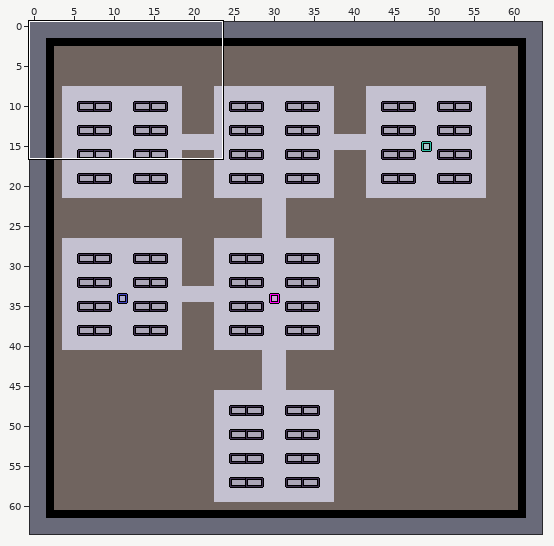
Two states of a LDtk project, assets/level.ldtk. The picture above shows the old version from afar; the outline marks the close-up.
Close-up. Before the edit:
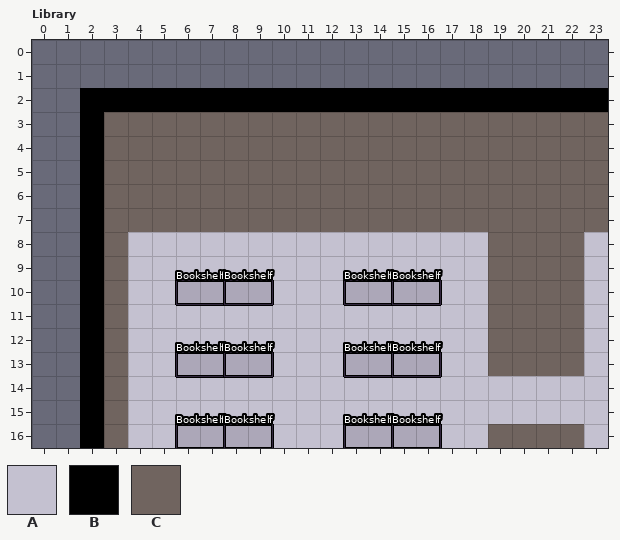
Cells are 16x16 px. Shown: Library x 0..23, y 0..16. The commit also changed other parts of the map, which this record leaves out. The old version is drawn lined up with the new one.
Key: from "Tiles": A 1 "StoneTile", B 2 "PermanentWall", C 3 "Wall".
_ is an empty cell.
Layer "Tiles" before, first column x 0:
 0 ________________________
 1 ________________________
 2 __BBBBBBBBBBBBBBBBBBBBBB
 3 __BCCCCCCCCCCCCCCCCCCCCC
 4 __BCCCCCCCCCCCCCCCCCCCCC
 5 __BCCCCCCCCCCCCCCCCCCCCC
 6 __BCCCCCCCCCCCCCCCCCCCCC
 7 __BCCCCCCCCCCCCCCCCCCCCC
 8 __BCAAAAAAAAAAAAAAACCCCA
 9 __BCAAAAAAAAAAAAAAACCCCA
10 __BCAAAAAAAAAAAAAAACCCCA
11 __BCAAAAAAAAAAAAAAACCCCA
12 __BCAAAAAAAAAAAAAAACCCCA
13 __BCAAAAAAAAAAAAAAACCCCA
14 __BCAAAAAAAAAAAAAAAAAAAA
15 __BCAAAAAAAAAAAAAAAAAAAA
16 __BCAAAAAAAAAAAAAAACCCCA
Once edited:
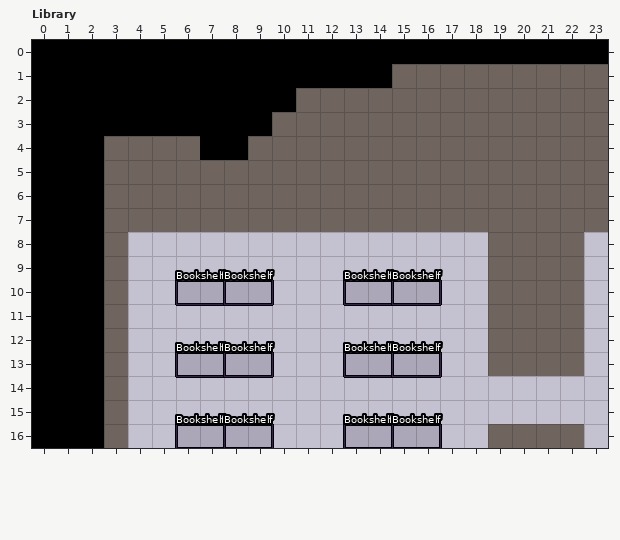
Edits made:
map size 60x60 -> 64x64 cells (old content now starts at 2,2; both pictures use the new coordinates)
Layer "Tiles":
Tile C becomes tile B in row 3 at x 3 to 9; in row 4 at x 7 to 8.
The author put tile B in row 0 at x 0 to 23; in row 1 at x 0 to 14; in rows 2 to 16 at x 0 to 1.
Tile B becomes tile C in row 2 at x 11 to 23.
The author put tile C in row 1 at x 15 to 23.
Pixel boxes of the changes (left, top, right, bottom) in both close-ups:
changed: (32, 40, 608, 448)
